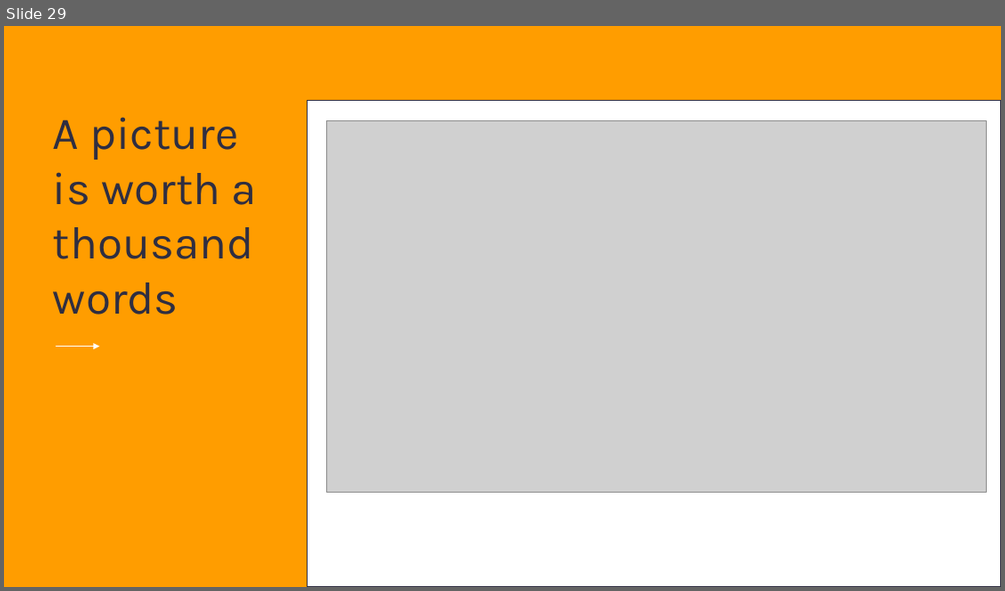
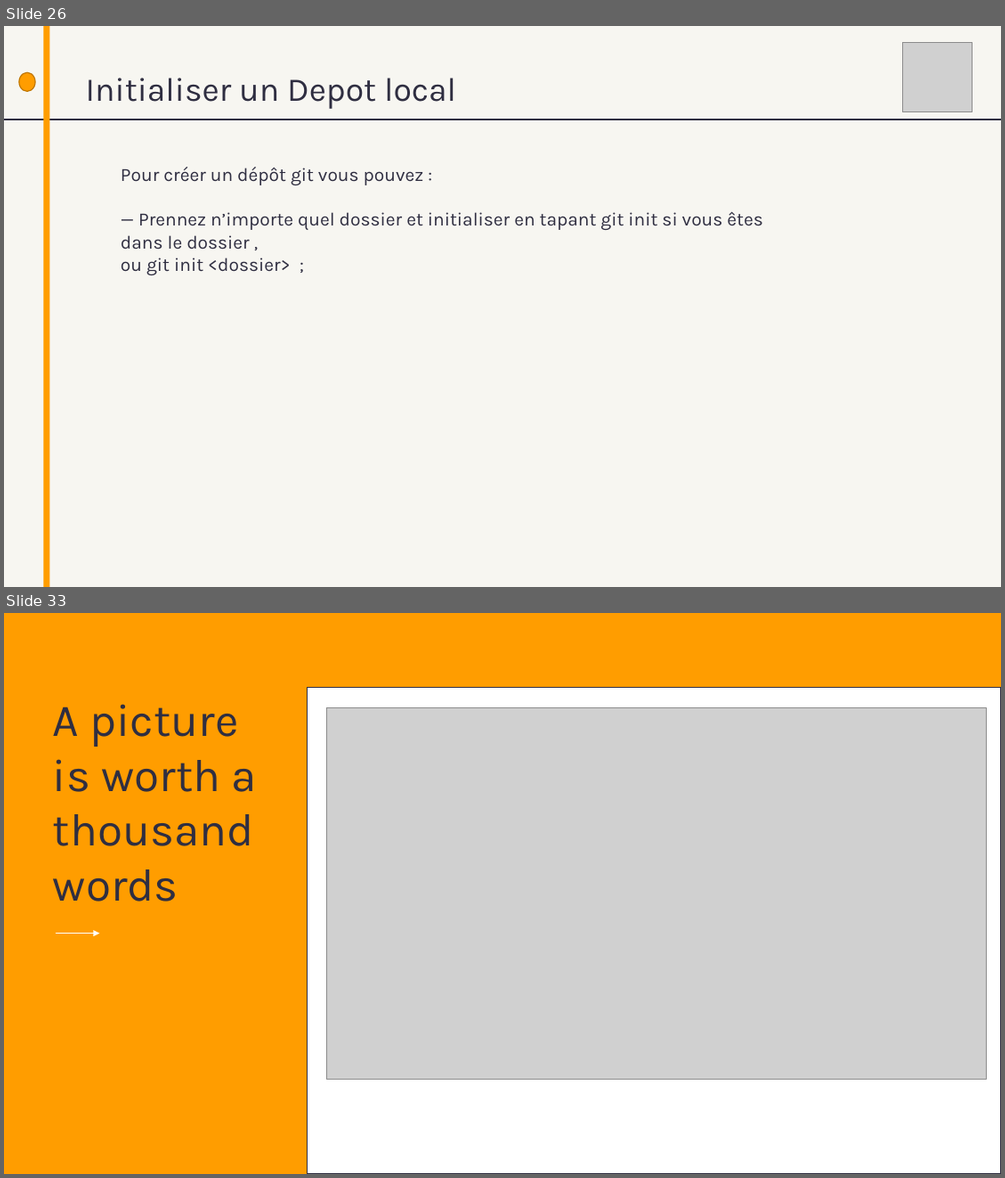
Before and after one commit to AbdessamadAbdaoui/Presentation_Git, a slide deck: presentation_Git.pptx. Shown one above the other, each under a label of ours: slide 29 before the commit, slides 26 and 33 after it; the slides between them are not shown. The pictures are 1005x591 and 1005x1178 pixels, drawn with LibreOffice and Linux fonts; fonts in the diff are those of the drawing; grey boxes stand for pictures. Boxes give left, top, right and bottom in pixels: in the first picture for what was removed or moved away, otherwise in the second. Text is boxed around its words. In the diff, an @@ line names an element or a change of style, - is before the commit and + after.

```diff
--- a/presentation_Git.pptx
+++ b/presentation_Git.pptx
@@ slide 26 added at [4, 26, 1001, 587], background #F7F6F1 @@
@@ rectangle added at [44, 26, 49, 587], fill #FF9D00 @@
@@ picture added at [902, 42, 971, 112] @@
@@ ellipse added at [19, 72, 35, 91], fill #FF9D00, outline #BF7600 1 pt @@
@@ text added at [86, 78, 456, 109], 32 pt, text #2F2E41 @@
+Initialiser un Depot local
@@ rectangle added at [902, 97, 917, 100], fill #FF9D00 @@
@@ line added from (4, 119) to (1001, 119), #2F2E41 1 pt @@
@@ text added at [121, 167, 762, 275], 18 pt, text #2F2E41 @@
+Pour créer un dépôt git vous pouvez :
+— Prennez n’importe quel dossier et initialiser en tapant git init si vous êtes dans le dossier ,
+ou git init <dossier> ;
@@ what was slide 29 is now slide 33 @@
```
Also in this commit, not shown: 1 slide changed, 29 other slides added, 26 slides removed.
